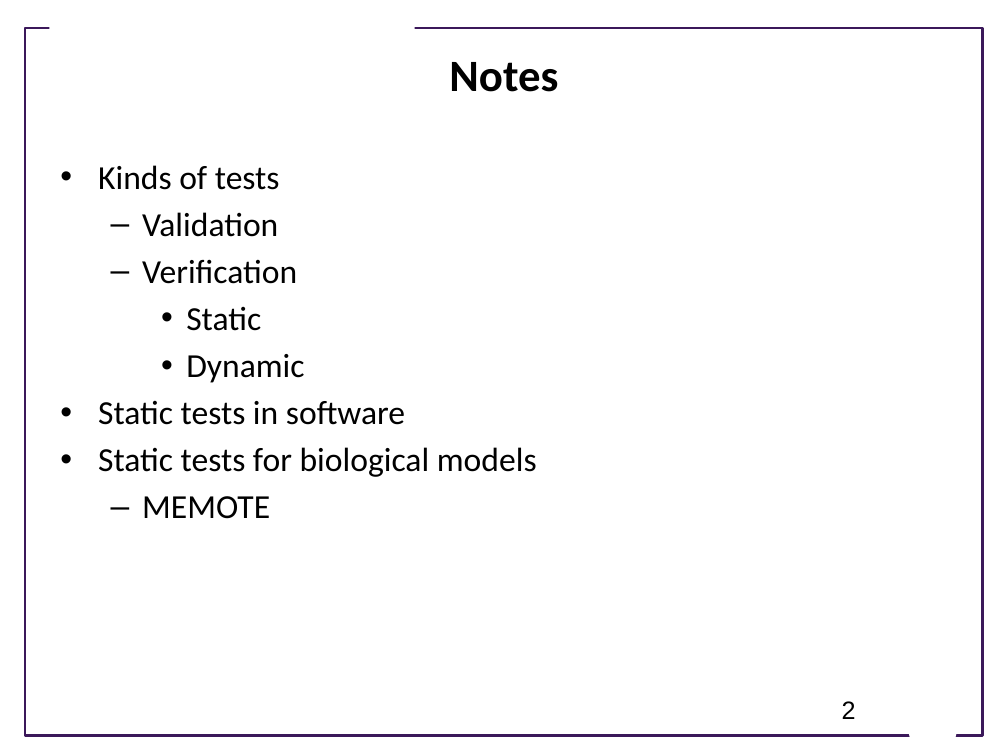
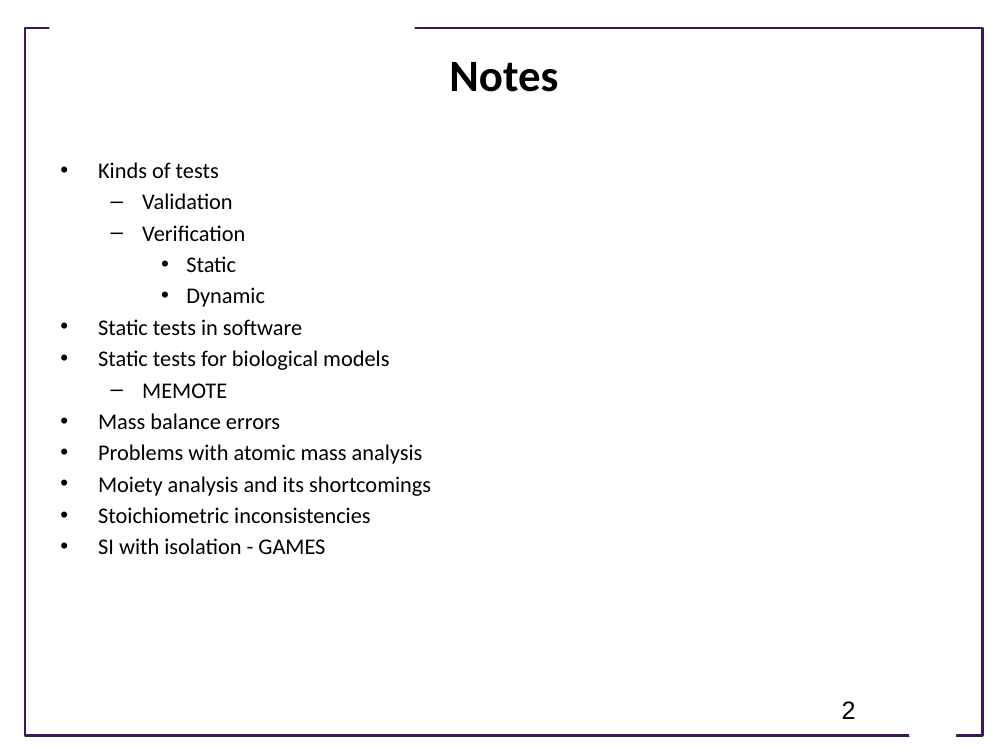
Before and after one commit to ModelEngineering/advancing-biomedical-models, a slide deck: slide 2 of lecture_15/15_static_testing.pptx. Drawn at 1008x756 pixels with LibreOffice and Linux fonts; fonts in the diff are those of the drawing; background and template pictures are left out. Boxes give left, top, right and bottom in pixels: in the first picture for what was removed or moved away, otherwise in the second. Text is boxed around its words. In the diff, an @@ line names an element or a change of style, - is before the commit and + after.

Commit message:
Updated slides

```diff
--- a/lecture_15/15_static_testing.pptx
+++ b/lecture_15/15_static_testing.pptx
@@ text at (x1=98, y1=162, x2=389, y2=398): size 24 to 16 pt in "Kinds of tests", "Validation", "Verification", "Static" and 4 more places; less space between paragraphs @@
@@ text at (x1=98, y1=413, x2=431, y2=554): paragraphs added @@
+• Mass balance errors
+• Problems with atomic mass analysis
+• Moiety analysis and its shortcomings
+• Stoichiometric inconsistencies
+• SI with isolation - GAMES
```
Also in this commit, not shown: 14 slides added.
